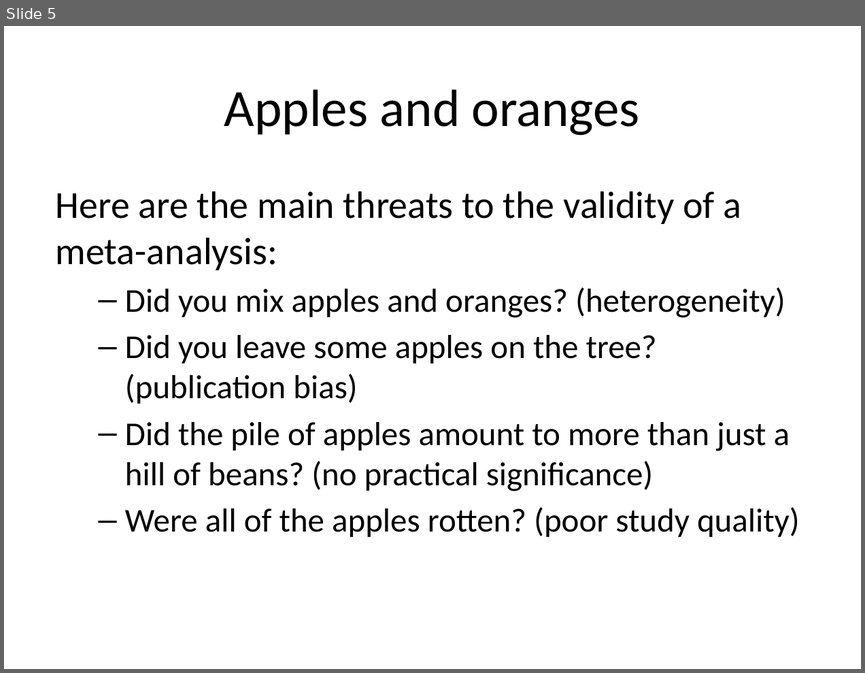
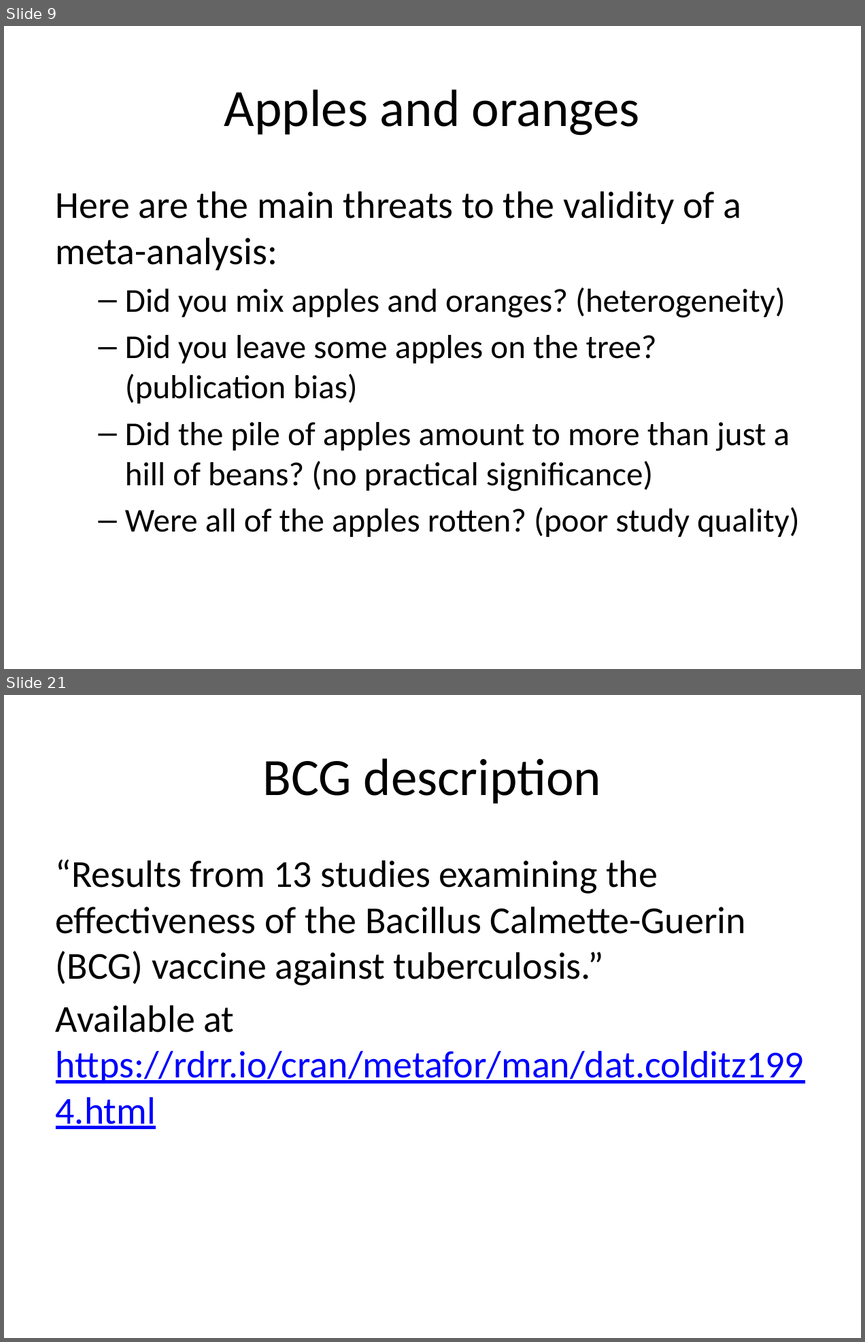
Before and after one commit to pmean/introduction-meta-analysis, a slide deck: src/intro.pptx. Shown one above the other, each under a label of ours: slide 5 before the commit, slides 9 and 21 after it; the slides between them are not shown. The pictures are 865x673 and 865x1342 pixels, drawn with LibreOffice and Linux fonts; fonts in the diff are those of the drawing. Boxes give left, top, right and bottom in pixels: in the first picture for what was removed or moved away, otherwise in the second. Text is boxed around its words. In the diff, an @@ line names an element or a change of style, - is before the commit and + after.

```diff
--- a/src/intro.pptx
+++ b/src/intro.pptx
@@ slide 21 added at <box>4,695,861,1338</box>, background #FFFFFF @@
@@ title added at <box>263,758,602,804</box>, 44 pt, text #000000 @@
+BCG description
@@ text added at <box>56,859,804,1129</box>, 32 pt, text #000000 @@
+“Results from 13 studies examining the effectiveness of the Bacillus Calmette-Guerin (BCG) vaccine against tuberculosis.”
+Available at https://rdrr.io/cran/metafor/man/dat.colditz1994.html
@@ what was slide 5 is now slide 9 @@
```
Also in this commit, not shown: 2 slides changed, 32 other slides added, 4 other files.
